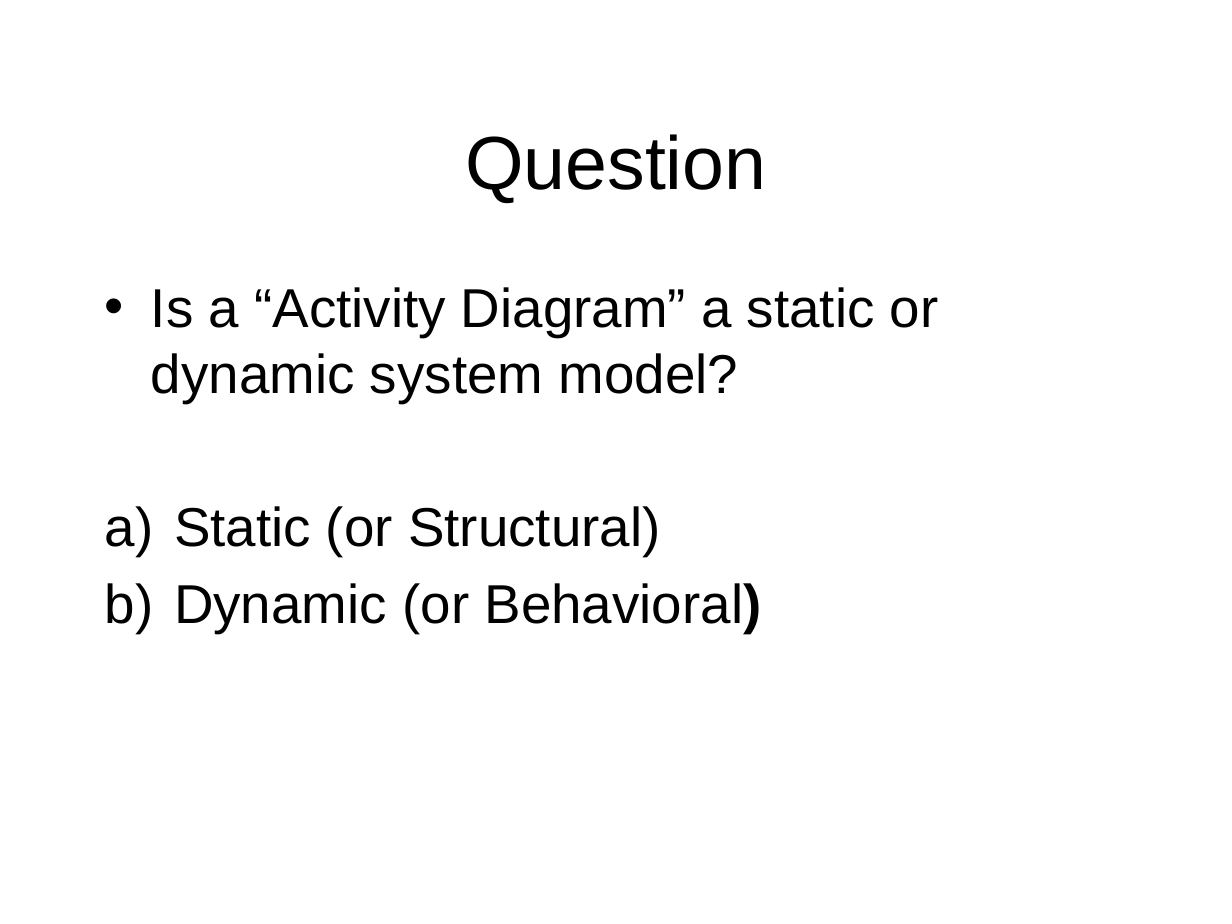
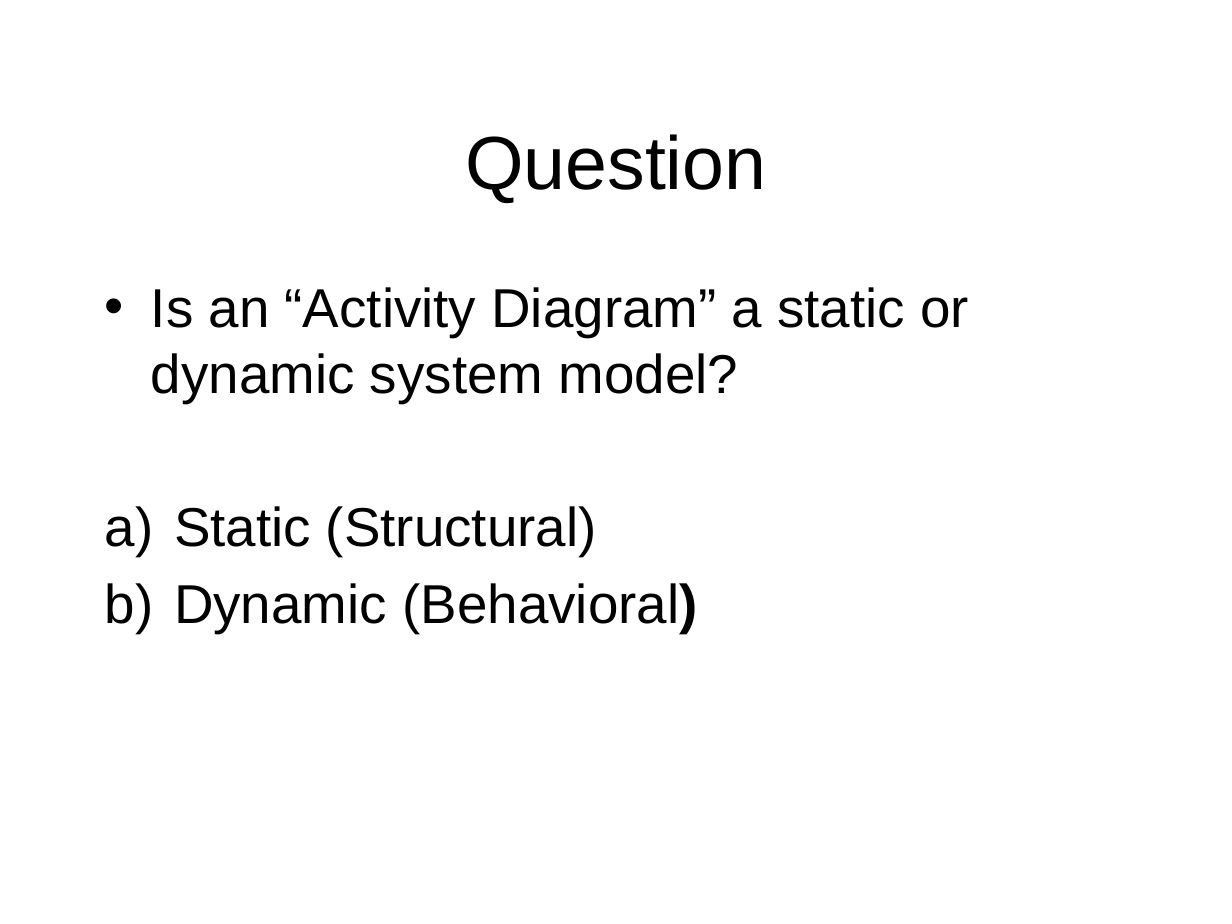
Before and after one commit to octaviordz/zjnu2017.github.io, a slide deck: slide 7 of OOAD/lectures/070--Notation.Part.2.pptx. Drawn at 1232x924 pixels with LibreOffice and Linux fonts; fonts in the diff are those of the drawing. Boxes give left, top, right and bottom in pixels: in the first picture for what was removed or moved away, otherwise in the second. Text is boxed around its words. In the diff, an @@ line names an element or a change of style, - is before the commit and + after.

```diff
--- a/OOAD/lectures/070--Notation.Part.2.pptx
+++ b/OOAD/lectures/070--Notation.Part.2.pptx
@@ text at [151, 287, 969, 633]: text changed @@
-• Is a “Activity Diagram” a static or dynamic system model?
-a) Static (or Structural)
-b) Dynamic (or Behavioral)
+• Is an “Activity Diagram” a static or dynamic system model?
+a) Static (Structural)
+b) Dynamic (Behavioral)
```
Also in this commit, not shown: 6 other slides changed.
